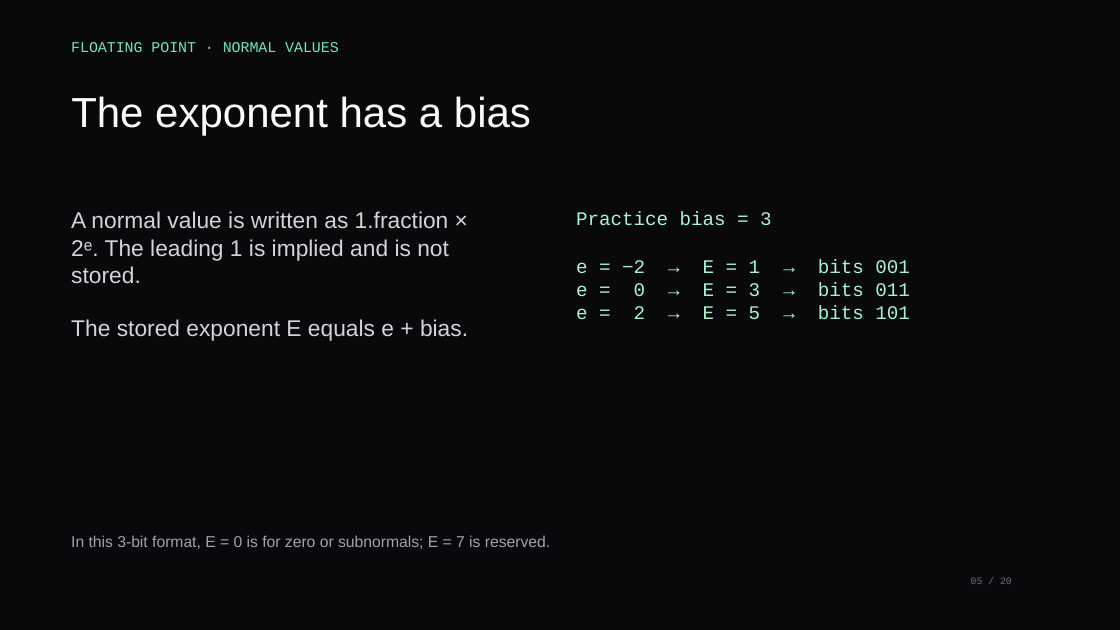
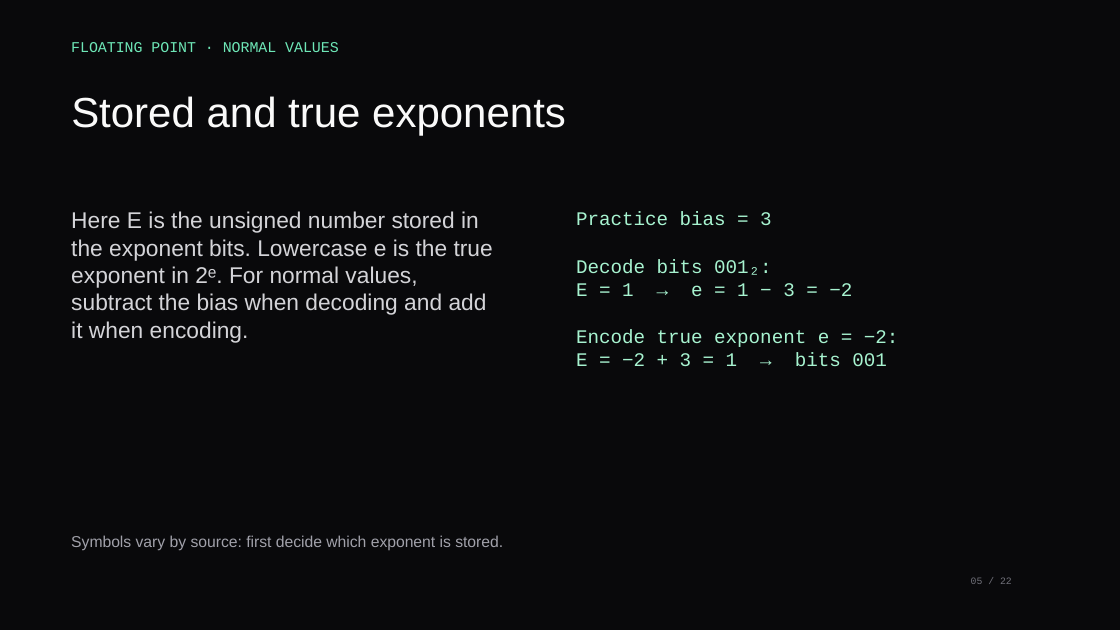
Before and after one commit to xsebby/portfolio, a slide deck: slide 5 of public/presentations/CS211_Recitation_3.pptx. Drawn at 1120x630 pixels with LibreOffice and Linux fonts; fonts in the diff are those of the drawing. Boxes give left, top, right and bottom in pixels: in the first picture for what was removed or moved away, otherwise in the second. Text is boxed around its words. In the diff, an @@ line names an element or a change of style, - is before the commit and + after.

Commit message:
Clarify exponent bias and subnormal values

```diff
--- a/public/presentations/CS211_Recitation_3.pptx
+++ b/public/presentations/CS211_Recitation_3.pptx
@@ text at [71, 96, 566, 136]: text changed @@
-The exponent has a bias
+Stored and true exponents
@@ text at [71, 211, 493, 343]: text changed @@
-A normal value is written as 1.fraction × 2ᵉ. The leading 1 is implied and is not stored.
-The stored exponent E equals e + bias.
+Here E is the unsigned number stored in the exponent bits. Lowercase e is the true exponent in 2ᵉ. For normal values, subtract the bias when decoding and add it when encoding.
@@ text at [576, 260, 899, 366]: text changed @@
-e = −2 → E = 1 → bits 001
-e = 0 → E = 3 → bits 011
-e = 2 → E = 5 → bits 101
+Decode bits 001₂:
+E = 1 → e = 1 − 3 = −2
+Encode true exponent e = −2:
+E = −2 + 3 = 1 → bits 001
@@ text at [71, 535, 503, 550]: text changed @@
-In this 3-bit format, E = 0 is for zero or subnormals; E = 7 is reserved.
+Symbols vary by source: first decide which exponent is stored.
```
Also in this commit, not shown: 19 other slides changed, 2 slides added, 1 other file.
